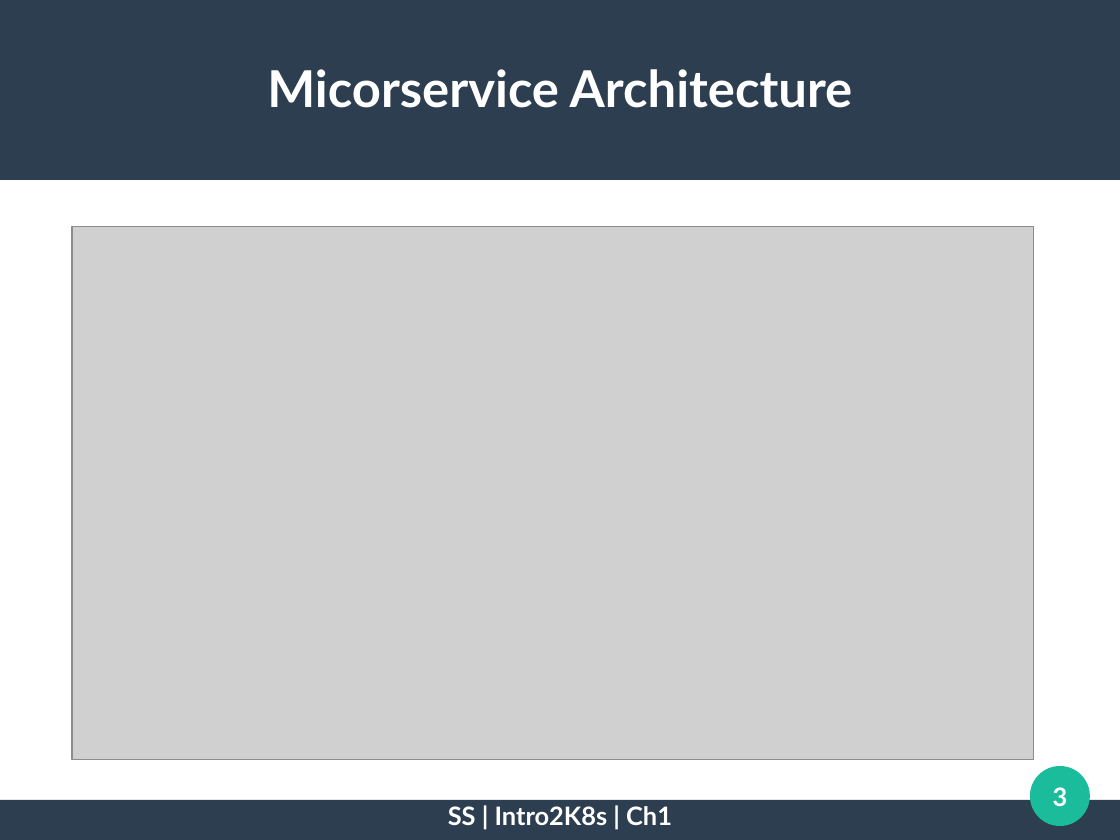
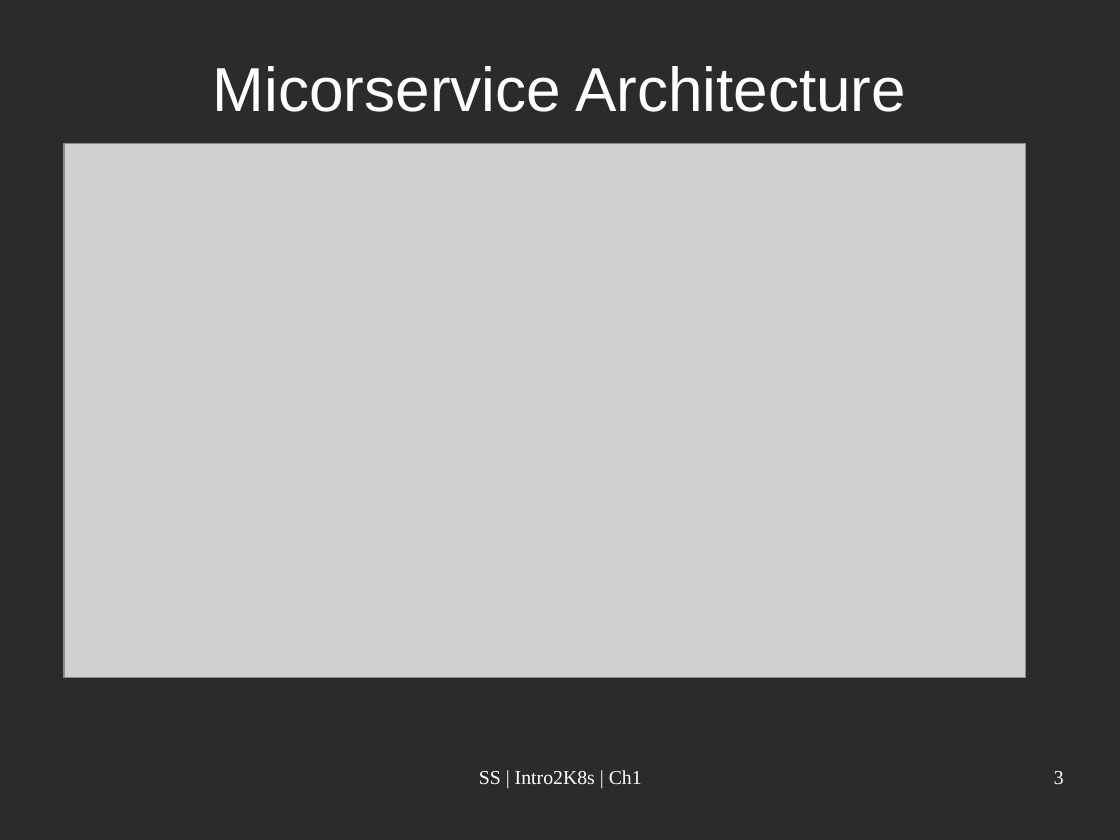
Before and after one commit to sufisalman/intro2k8s, a slide deck: slide 3 of chapter1/concepts/concepts1.odp. Drawn at 1120x840 pixels with LibreOffice and Linux fonts; fonts in the diff are those of the drawing; grey boxes stand for pictures; background and template pictures are left out; a plain dark background stands for a picture behind light text. Boxes give left, top, right and bottom in pixels: in the first picture for what was removed or moved away, otherwise in the second. Text is boxed around its words. In the diff, an @@ line names an element or a change of style, - is before the commit and + after.

```diff
--- a/chapter1/concepts/concepts1.odp
+++ b/chapter1/concepts/concepts1.odp
@@ background #FFFFFF to picture (left out) @@
@@ rectangle removed at <box>0,0,1120,180</box> @@
@@ title "Micorservice Architecture" at <box>213,66,906,112</box>: size 36 to 44 pt, font Lato to Arial, bold off @@
@@ picture: place and size @@
-picture at <box>72,227,1034,761</box>
+picture at <box>64,144,1025,679</box>
@@ text "SS | Intro2K8s | Ch1": place and size @@
-text "SS | Intro2K8s | Ch1" at <box>448,806,672,825</box>
+text "SS | Intro2K8s | Ch1" at <box>479,770,642,784</box>
@@ text "SS | Intro2K8s | Ch1" at <box>479,770,642,784</box>: size 18 to 14 pt, font Lato to Times New Roman, bold off @@
@@ page number: place and size @@
-page number at <box>1053,787,1068,807</box>
+page number at <box>1054,771,1064,784</box>
@@ page number at <box>1054,771,1064,784</box>: size 18 to 14 pt, font Lato to Times New Roman, bold off; alignment centre to right; vertical alignment middle to top @@
@@ ellipse removed at <box>1031,766,1091,826</box> @@
@@ rectangle removed at <box>0,800,1120,839</box> @@
```
Also in this commit, not shown: 3 other slides changed, 7 other files.
